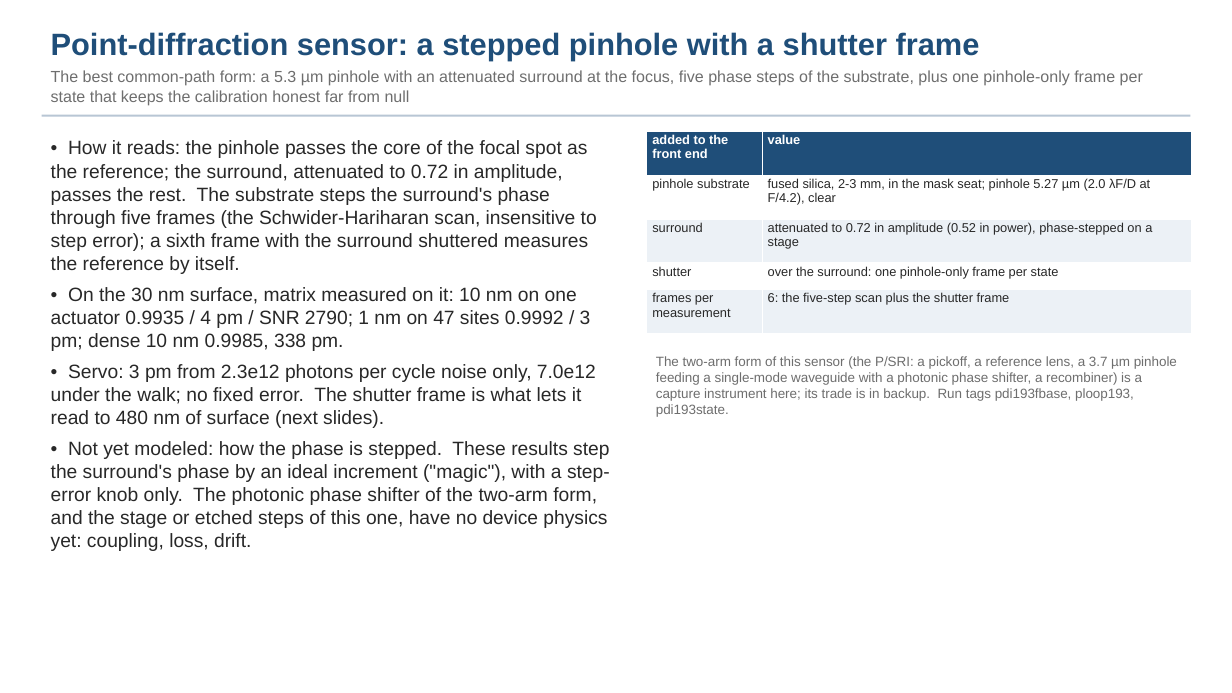
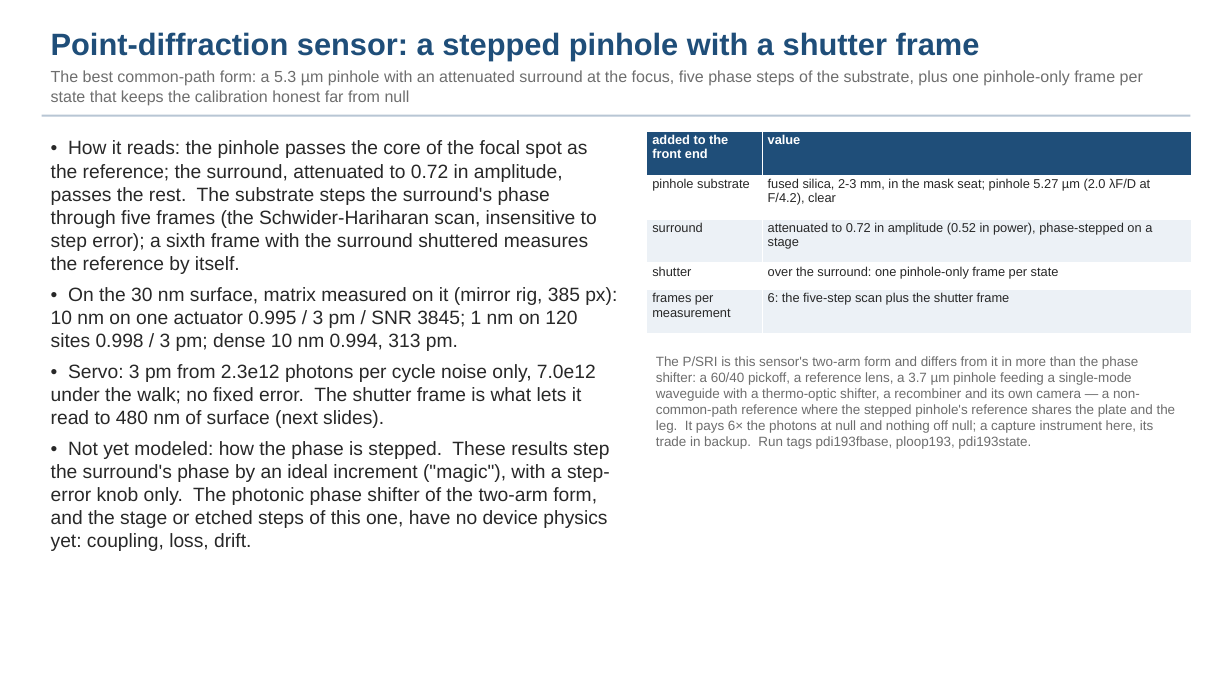
Before and after one commit to nasa-jpl/macos, a slide deck: slide 22 of demo_session/deck_gauges.pptx (slide 23 before the commit). Drawn at 1232x693 pixels with LibreOffice and Linux fonts; fonts in the diff are those of the drawing. Boxes give left, top, right and bottom in pixels: in the first picture for what was removed or moved away, otherwise in the second. Text is boxed around its words. In the diff, an @@ line names an element or a change of style, - is before the commit and + after.

```diff
--- a/demo_session/deck_gauges.pptx
+++ b/demo_session/deck_gauges.pptx
@@ text at <box>51,287,617,351</box>: text changed @@
-• On the 30 nm surface, matrix measured on it: 10 nm on one actuator 0.9935 / 4 pm / SNR 2790; 1 nm on 47 sites 0.9992 / 3 pm; dense 10 nm 0.9985, 338 pm.
+• On the 30 nm surface, matrix measured on it (mirror rig, 385 px): 10 nm on one actuator 0.995 / 3 pm / SNR 3845; 1 nm on 120 sites 0.998 / 3 pm; dense 10 nm 0.994, 313 pm.
@@ text at <box>656,356,1176,449</box>: text changed @@
-The two-arm form of this sensor (the P/SRI: a pickoff, a reference lens, a 3.7 µm pinhole feeding a single-mode waveguide with a photonic phase shifter, a recombiner) is a capture instrument here; its trade is in backup. Run tags pdi193fbase, ploop193, pdi193state.
+The P/SRI is this sensor's two-arm form and differs from it in more than the phase shifter: a 60/40 pickoff, a reference lens, a 3.7 µm pinhole feeding a single-mode waveguide with a thermo-optic shifter, a recombiner and its own camera — a non-common-path reference where the stepped pinhole's reference shares the plate and the leg. It pays 6× the photons at null and nothing off null; a capture instrument here, its trade in backup. Run tags pdi193fbase, ploop193, pdi193state.
```
Also in this commit, not shown: 33 other slides changed, 1 slide added, 5 slides removed, 2 other files.
